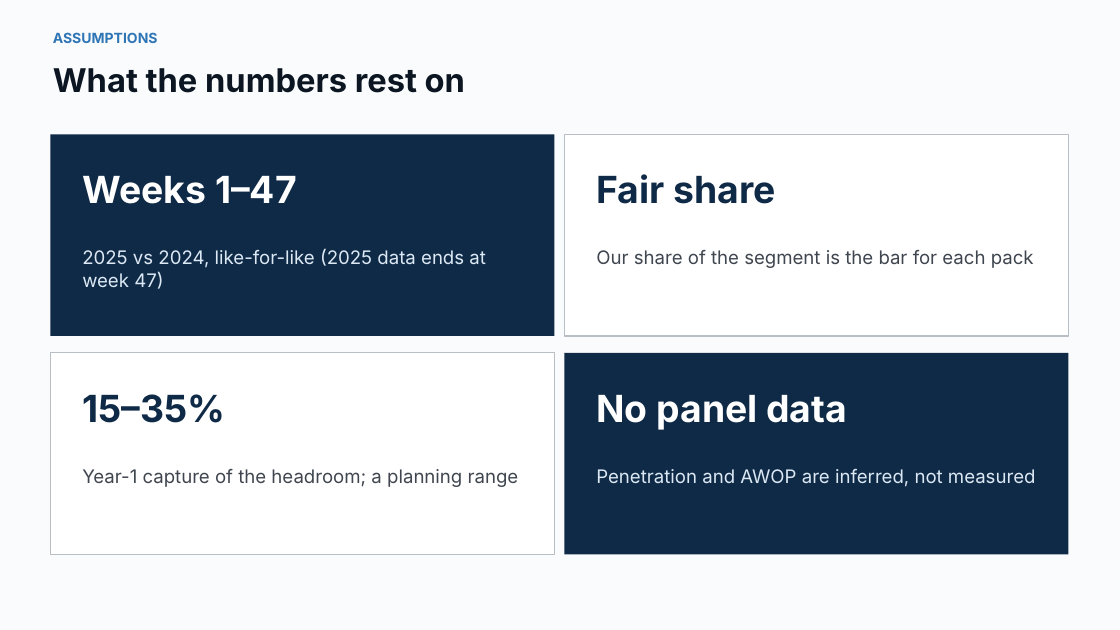
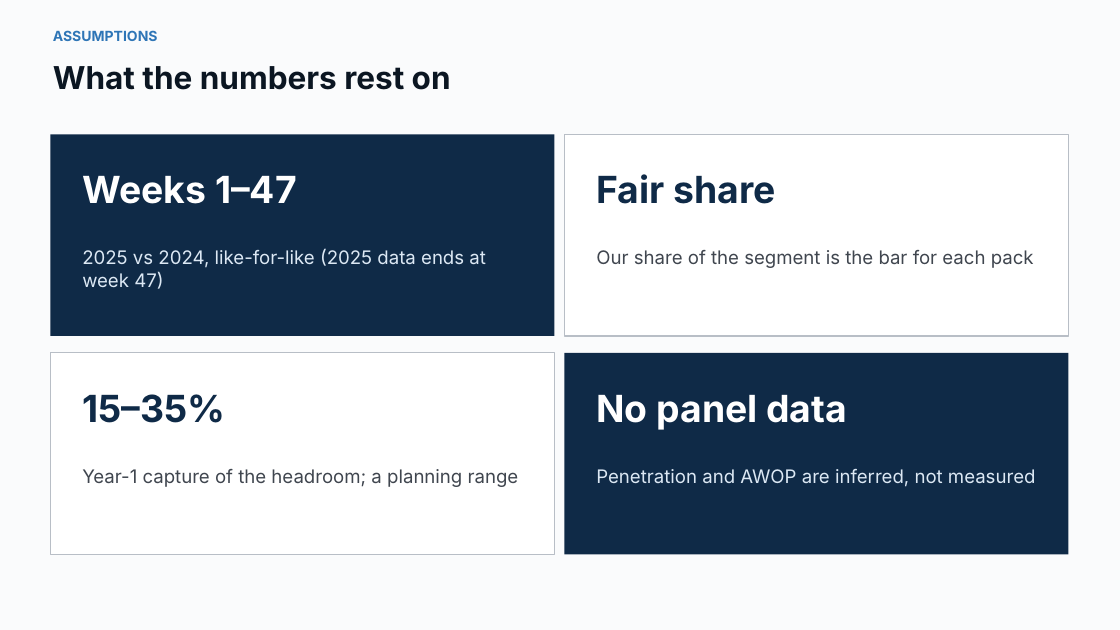
Before and after one commit to harshjunekumar/test-sample, a slide deck: slide 14 of pepsico_savoury_case/UK_Savoury_Growth_Story.pptx (slide 13 before the commit). Drawn at 1120x630 pixels with LibreOffice and Linux fonts; fonts in the diff are those of the drawing. Boxes give left, top, right and bottom in pixels: in the first picture for what was removed or moved away, otherwise in the second. Text is boxed around its words. In the diff, an @@ line names an element or a change of style, - is before the commit and + after.

```diff
--- a/pepsico_savoury_case/UK_Savoury_Growth_Story.pptx
+++ b/pepsico_savoury_case/UK_Savoury_Growth_Story.pptx
@@ text "What the numbers rest on" at [53,66,451,90]: size 28 to 27 pt @@
```
Also in this commit, not shown: 8 other slides changed, 4 slides added, 3 slides removed, 1 other file.
